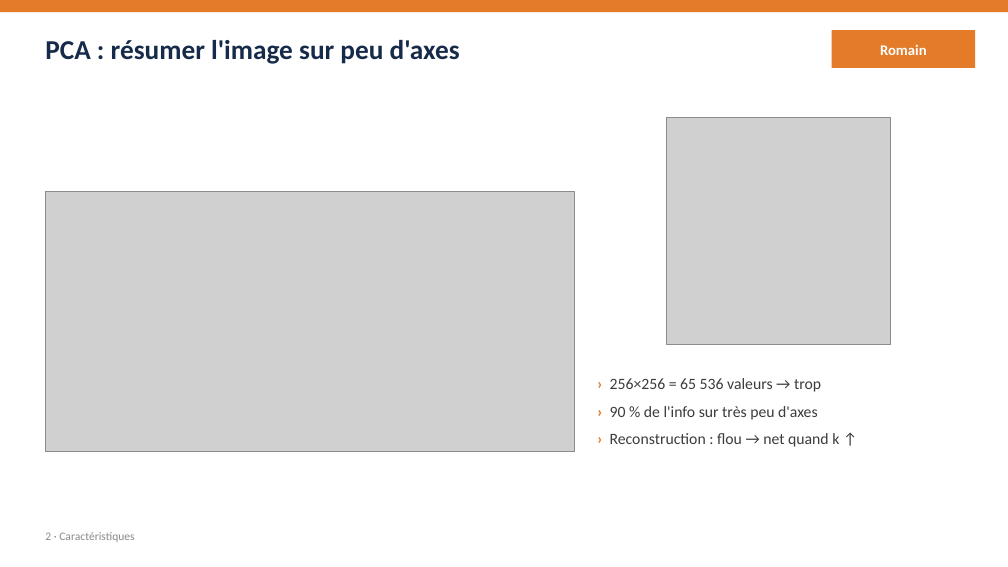
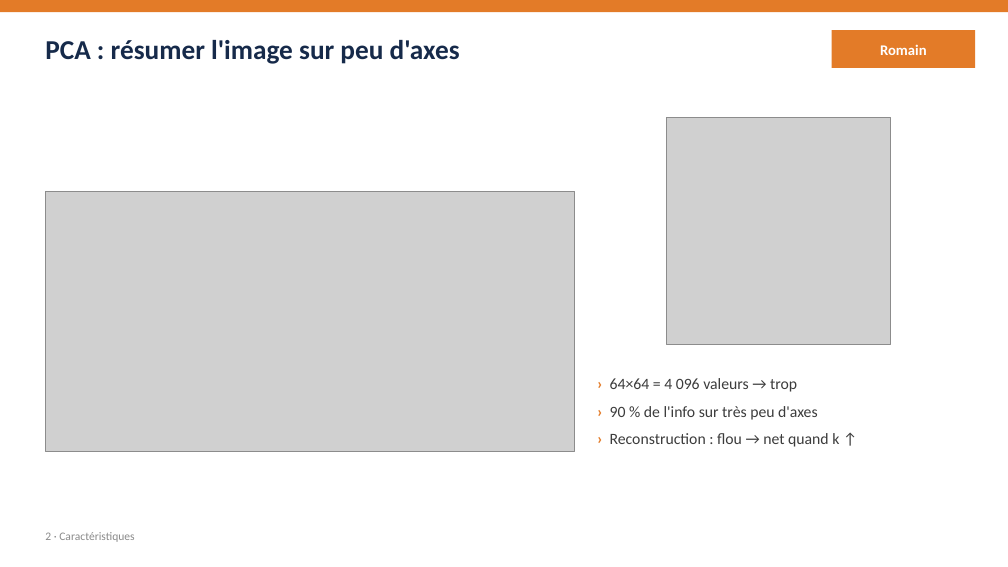
Before and after one commit to BnRomain/Intro-ML, a slide deck: slide 6 of presentation/presentation.pptx. Drawn at 1008x567 pixels with LibreOffice and Linux fonts; fonts in the diff are those of the drawing; grey boxes stand for pictures. Boxes give left, top, right and bottom in pixels: in the first picture for what was removed or moved away, otherwise in the second. Text is boxed around its words. In the diff, an @@ line names an element or a change of style, - is before the commit and + after.

```diff
--- a/presentation/presentation.pptx
+++ b/presentation/presentation.pptx
@@ text at (610, 378, 797, 392): text changed @@
-› 256×256 = 65 536 valeurs → trop
+› 64×64 = 4 096 valeurs → trop
```
Also in this commit, not shown: 7 other slides changed, 6 other files.
